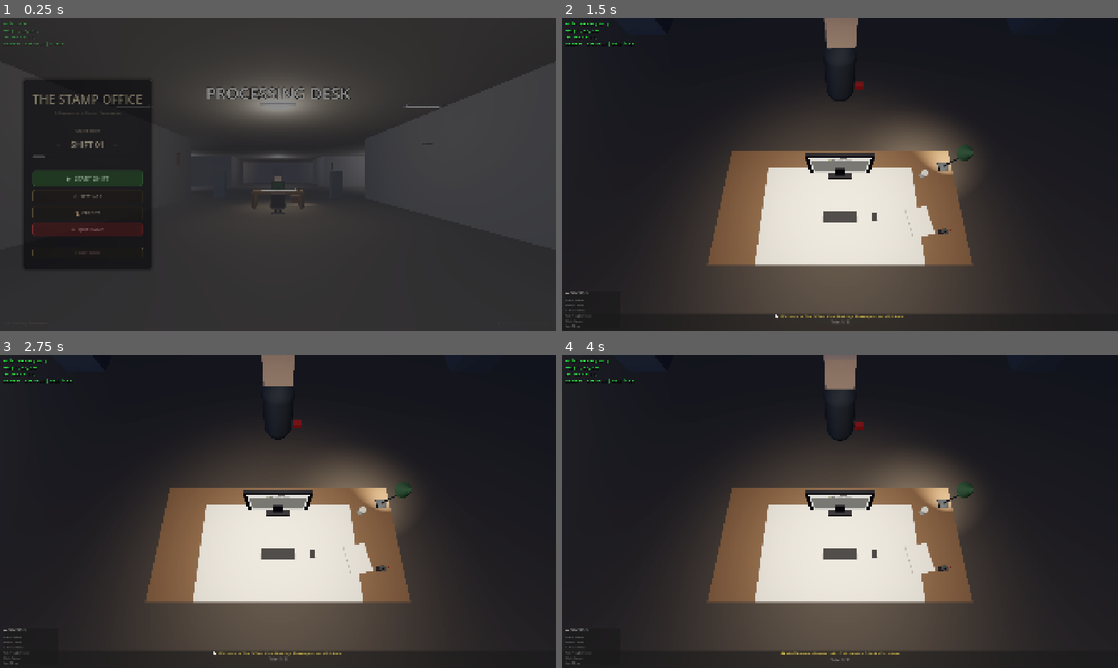
Above: before the commit, frames 1-4 (two rows, left to right).
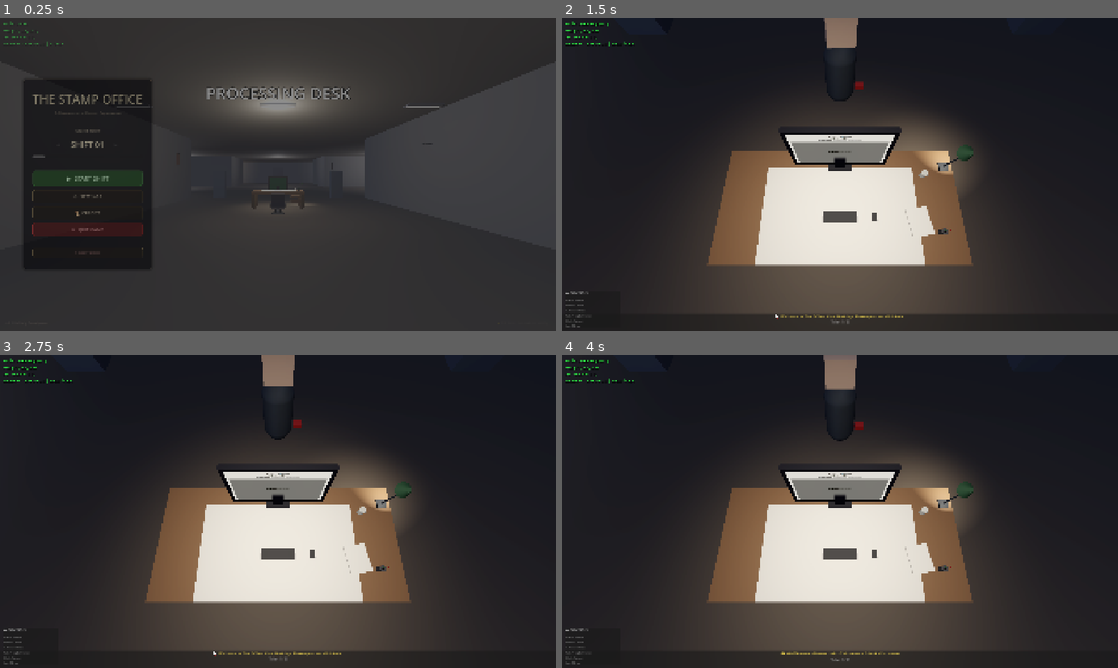
Above: after the commit, the same moments.

Repository: ThanhNguyxn/the-stamp-office
Game: Godot game, scene res://scenes/Main.tscn
Same seed, same stepped clock (60 frames per second), same inputs: the game is played once before the commit and once after it.
Inputs (mouse positions are in pixels of both pictures, inside the frame that each line leads up to):
- Up to frame 1 (0.25 s): no input
- Up to frame 2 (1.5 s): click "▶ START SHIFT" at 0.5 s; tap Enter at 1.25 s; move the mouse to (867, 174) at 1.27 s; hold W (move_forward) from 1.28 s (still down); tap E (interact_desk) at 1.35 s
- Up to frame 3 (2.75 s): tap Space (move_jump) at 1.52, 2.27 s; move the mouse to (166, 527) at 2.02 s; release W (move_forward) at 2.03 s; hold S (move_back) from 2.03 s (still down); tap Shift (move_sprint) at 2.1 s
- Up to frame 4 (4 s): tap Space (move_jump) at 2.75, 3.77 s; move the mouse to (895, 442) at 2.77 s; release S (move_back) at 2.78 s; hold D (move_right) 2.78-3.53 s; tap Tab (toggle_cursor) at 2.85 s; tap Enter at 3.5, 3.6 s; move the mouse to (812, 574) at 3.52 s; hold W (move_forward) from 3.53 s (still down); click (812, 574) at 3.67 s

The runs differ from the first frame. In frame 1, less than 0.1% of the frame differs, in the area x 49-51%, y 50-53%; in frame 2, 2.6%, in the area x 38-62%, y 34-52%; in frame 3, 2.6%; in frame 4, 2.6%.

Commit message:
improve: Larger monitor and straight viewing angle
- Monitor size increased to 1.0m x 0.65m (nearly double)
- Screen size 0.92m x 0.58m for UI display
- DeskFocus at eye level, straight ahead view
- No more looking down from above

Diff:
--- a/game/scenes/Office3D.tscn
+++ b/game/scenes/Office3D.tscn
@@ -369,13 +369,13 @@
 size = Vector3(0.4, 4, 0.4)
 
 [sub_resource type="BoxMesh" id="BoxMesh_monitor_body"]
-size = Vector3(0.65, 0.42, 0.04)
+size = Vector3(1.0, 0.65, 0.05)
 
 [sub_resource type="QuadMesh" id="QuadMesh_monitor_screen"]
-size = Vector2(0.58, 0.36)
+size = Vector2(0.92, 0.58)
 
 [sub_resource type="BoxMesh" id="BoxMesh_monitor_stand"]
-size = Vector3(0.1, 0.18, 0.1)
+size = Vector3(0.12, 0.22, 0.12)
 
 [sub_resource type="BoxMesh" id="BoxMesh_monitor_base"]
 size = Vector3(0.25, 0.02, 0.18)
@@ -705,7 +705,7 @@
 fov = 75.0
 
 [node name="DeskFocus" type="Marker3D" parent="."]
-transform = Transform3D(1, 0, 0, 0, 1, 0, 0, 0, 1, 0, 1.5, 1.5)
+transform = Transform3D(1, 0, 0, 0, 1, 0, 0, 0, 1, 0, 1.35, 1.2)
 
 [node name="Structure" type="Node3D" parent="."]
 
@@ -977,20 +977,20 @@
 [node name="DeskProps" type="Node3D" parent="Desk"]
 
 [node name="Monitor" type="Node3D" parent="Desk/DeskProps"]
-transform = Transform3D(1, 0, 0, 0, 1, 0, 0, 0, 1, 0, 0.8, -0.35)
+transform = Transform3D(1, 0, 0, 0, 1, 0, 0, 0, 1, 0, 0.8, -0.45)
 
 [node name="Body" type="MeshInstance3D" parent="Desk/DeskProps/Monitor"]
-transform = Transform3D(1, 0, 0, 0, 1, 0, 0, 0, 1, 0, 0.22, 0)
+transform = Transform3D(1, 0, 0, 0, 1, 0, 0, 0, 1, 0, 0.35, 0)
 mesh = SubResource("BoxMesh_monitor_body")
 surface_material_override/0 = SubResource("Material_monitor")
 
 [node name="Screen" type="MeshInstance3D" parent="Desk/DeskProps/Monitor"]
-transform = Transform3D(1, 0, 0, 0, 1, 0, 0, 0, 1, 0, 0.22, 0.022)
+transform = Transform3D(1, 0, 0, 0, 1, 0, 0, 0, 1, 0, 0.35, 0.028)
 mesh = SubResource("QuadMesh_monitor_screen")
 surface_material_override/0 = SubResource("Material_screen")
 
 [node name="Stand" type="MeshInstance3D" parent="Desk/DeskProps/Monitor"]
-transform = Transform3D(1, 0, 0, 0, 1, 0, 0, 0, 1, 0, 0.075, 0)
+transform = Transform3D(1, 0, 0, 0, 1, 0, 0, 0, 1, 0, 0.11, 0)
 mesh = SubResource("BoxMesh_monitor_stand")
 surface_material_override/0 = SubResource("Material_monitor")
 
